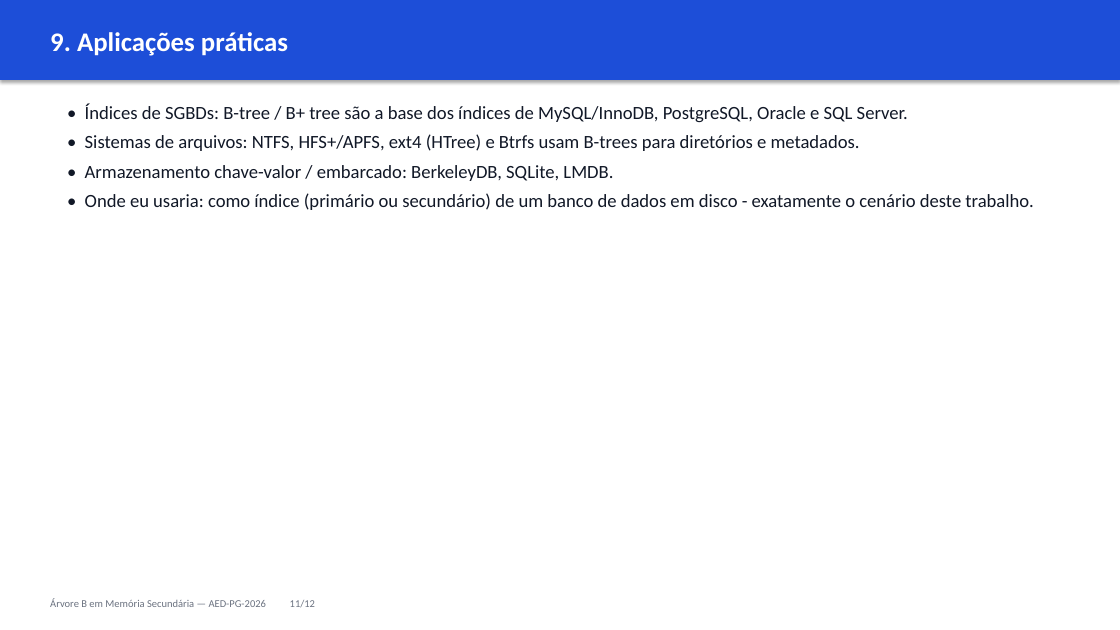
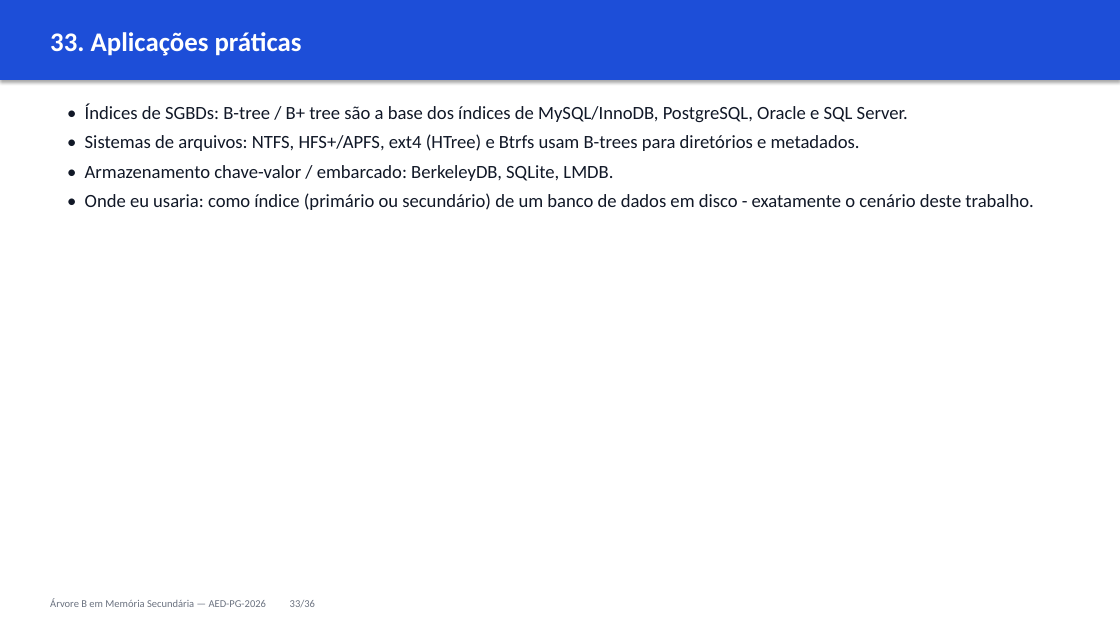
Before and after one commit to cassiotakarada/btree, a slide deck: slide 33 of apresentacao/APRESENTACAO.pptx (slide 11 before the commit). Drawn at 1120x630 pixels with LibreOffice and Linux fonts; fonts in the diff are those of the drawing. Boxes give left, top, right and bottom in pixels: in the first picture for what was removed or moved away, otherwise in the second. Text is boxed around its words. In the diff, an @@ line names an element or a change of style, - is before the commit and + after.

```diff
--- a/apresentacao/APRESENTACAO.pptx
+++ b/apresentacao/APRESENTACAO.pptx
@@ text at [50, 32, 302, 56]: text changed @@
-9. Aplicações práticas
+33. Aplicações práticas
@@ text at [50, 599, 315, 608]: text changed @@
-Árvore B em Memória Secundária — AED-PG-2026 11/12
+Árvore B em Memória Secundária — AED-PG-2026 33/36
```
Also in this commit, not shown: 10 other slides changed, 24 slides added, 25 other files.
